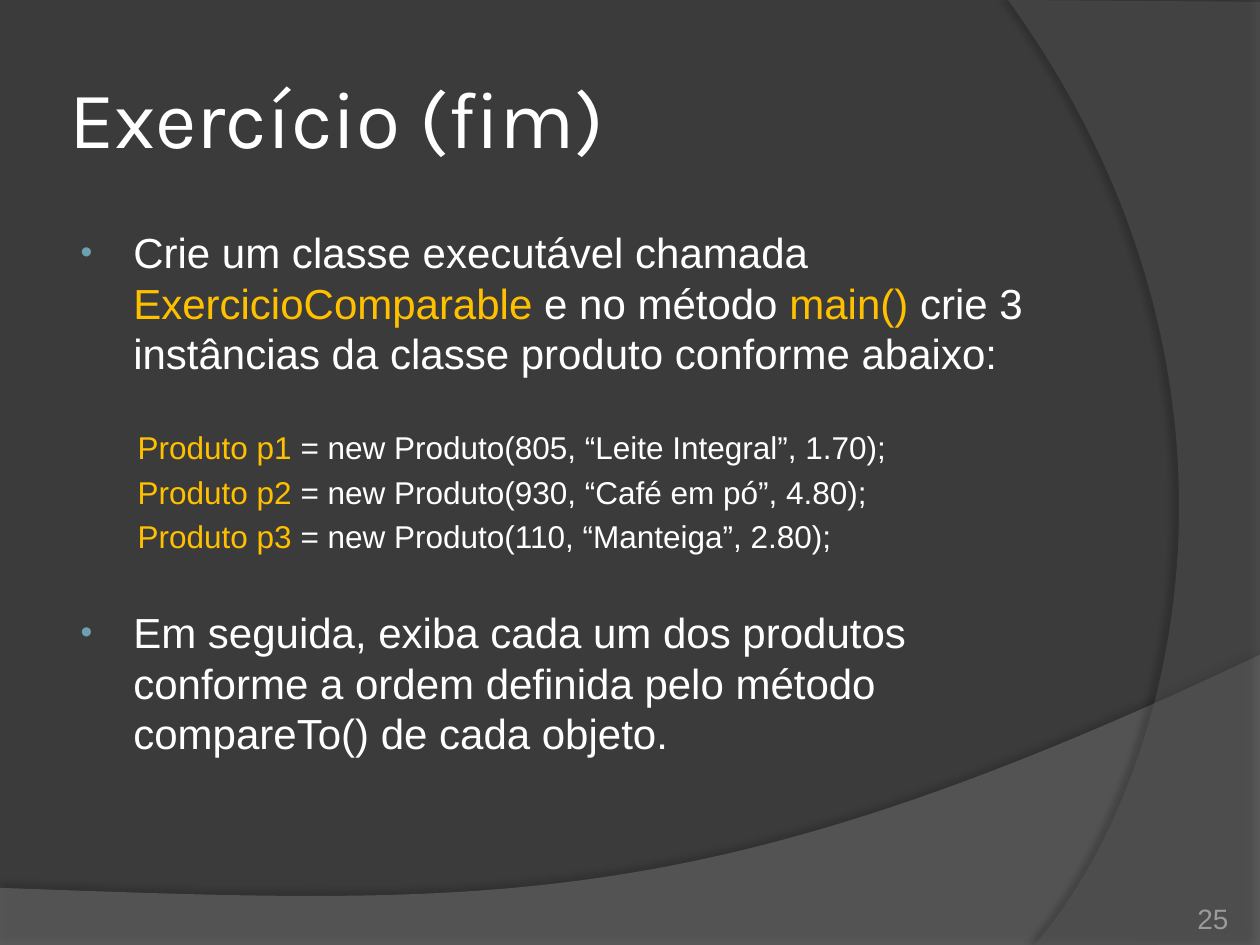
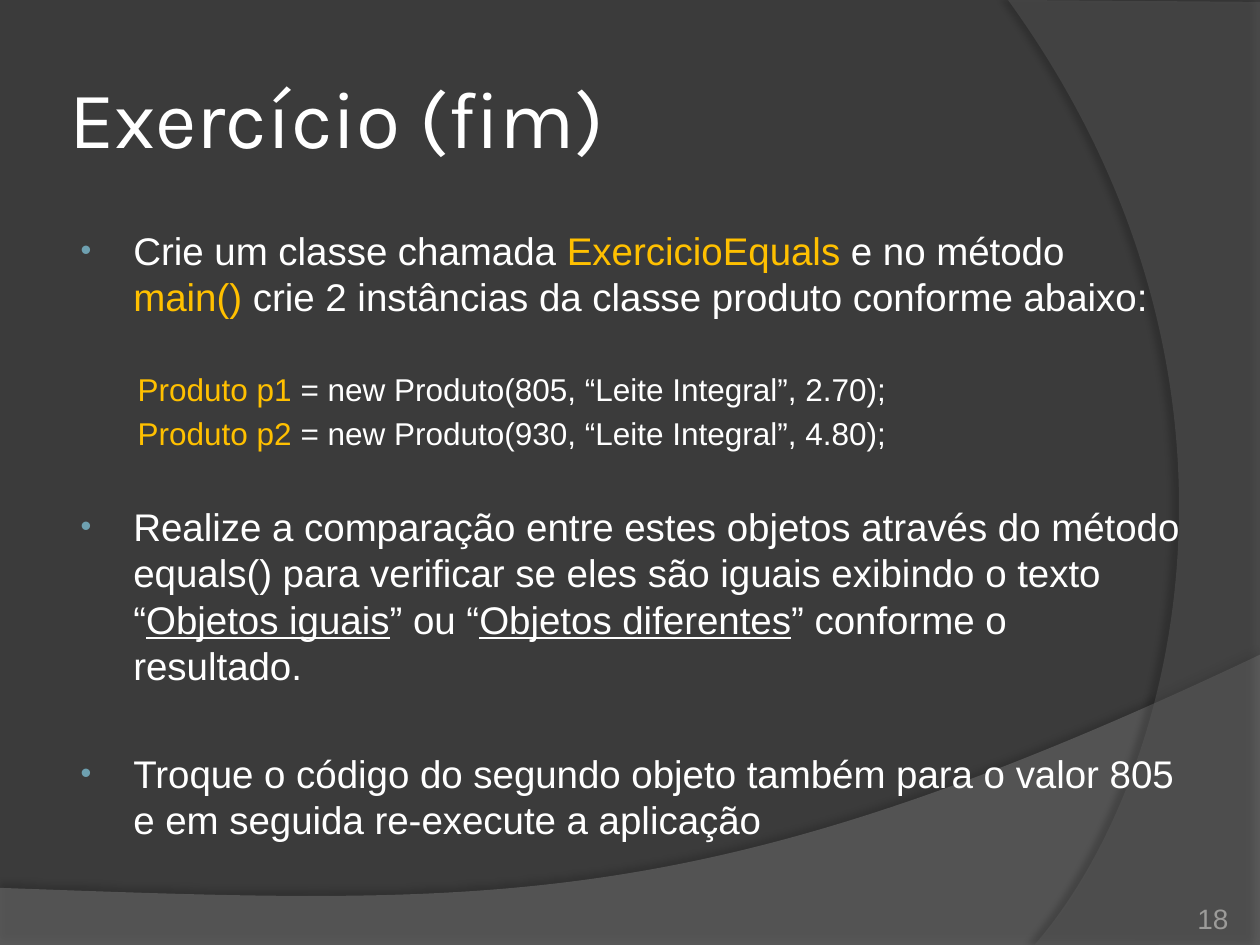
Before and after one commit to duchesqui/slzvieira-training, a slide deck: slide 18 of 2-Java-Programmer-Modulo-II/09.Capitulo03.pptx (slide 25 before the commit). Drawn at 1260x945 pixels with LibreOffice and Linux fonts; fonts in the diff are those of the drawing. Boxes give left, top, right and bottom in pixels: in the first picture for what was removed or moved away, otherwise in the second. Text is boxed around its words. In the diff, an @@ line names an element or a change of style, - is before the commit and + after.

Commit message:
Redução do conteúdo a ser apresentado nos capítulos 3 (equalse hashcode) e 4 (coleções). Foram excluídos os temas de ordenação: Comparable, Comparator, SortedSet e SortedMap.

```diff
--- a/2-Java-Programmer-Modulo-II/09.Capitulo03.pptx
+++ b/2-Java-Programmer-Modulo-II/09.Capitulo03.pptx
@@ text at box(133, 236, 1179, 841): text changed; size 24 to 22 pt @@
-• Crie um classe executável chamada ExercicioComparable e no método main() crie 3 instâncias da classe produto conforme abaixo:
-  Produto p1 = new Produto(805, “Leite Integral”, 1.70);
-  Produto p2 = new Produto(930, “Café em pó”, 4.80);
-  Produto p3 = new Produto(110, “Manteiga”, 2.80);
-• Em seguida, exiba cada um dos produtos conforme a ordem definida pelo método compareTo() de cada objeto.
+• Crie um classe chamada ExercicioEquals e no método main() crie 2 instâncias da classe produto conforme abaixo:
+  Produto p1 = new Produto(805, “Leite Integral”, 2.70);
+  Produto p2 = new Produto(930, “Leite Integral”, 4.80);
+• Realize a comparação entre estes objetos através do método equals() para verificar se eles são iguais exibindo o texto “Objetos iguais” ou “Objetos diferentes” conforme o resultado.
+• Troque o código do segundo objeto também para o valor 805 e em seguida re-execute a aplicação
@@ page number at box(1197, 910, 1228, 929): text changed @@
-25
+18
```
Also in this commit, not shown: 2 other slides changed, 7 slides removed, 1 other file.
